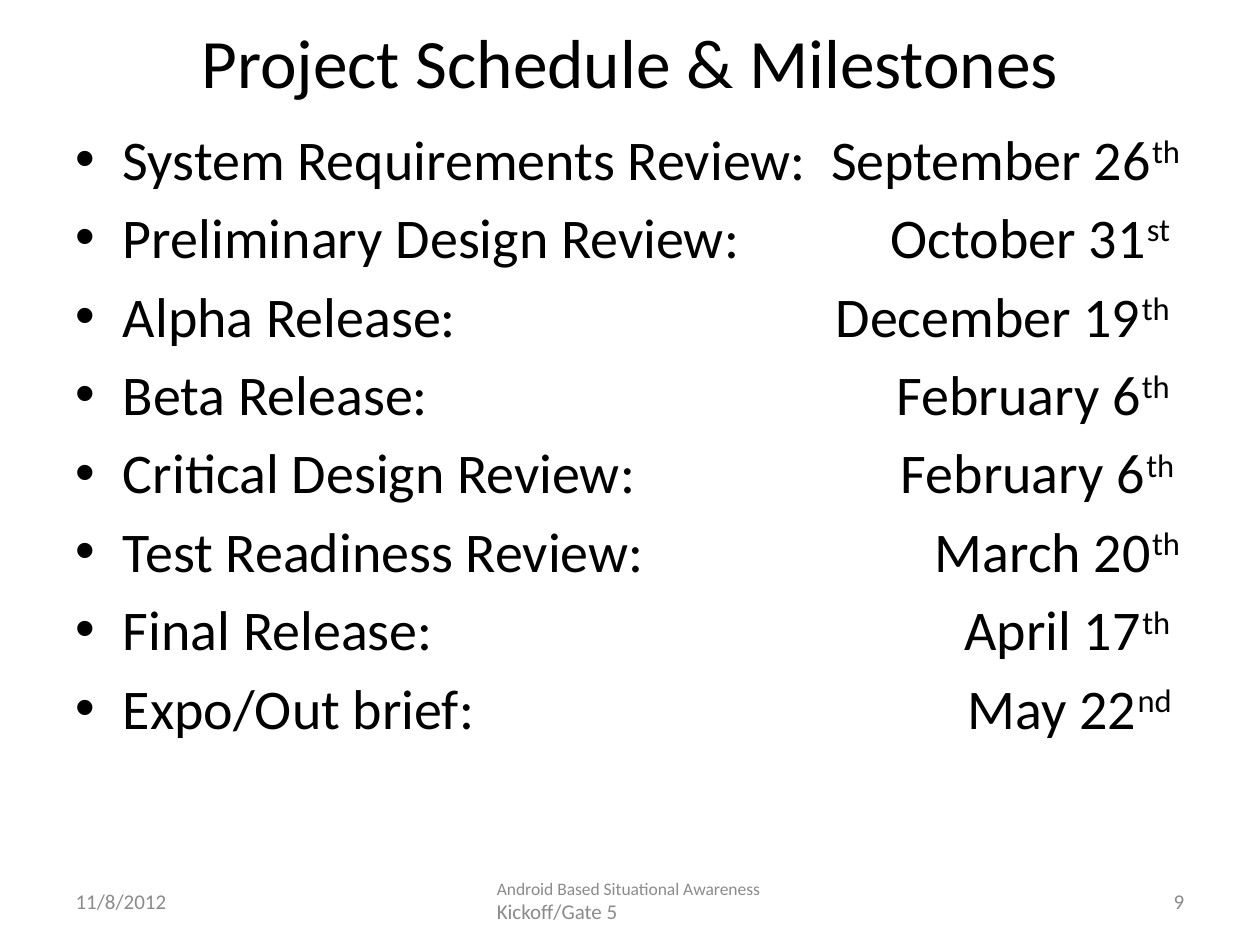
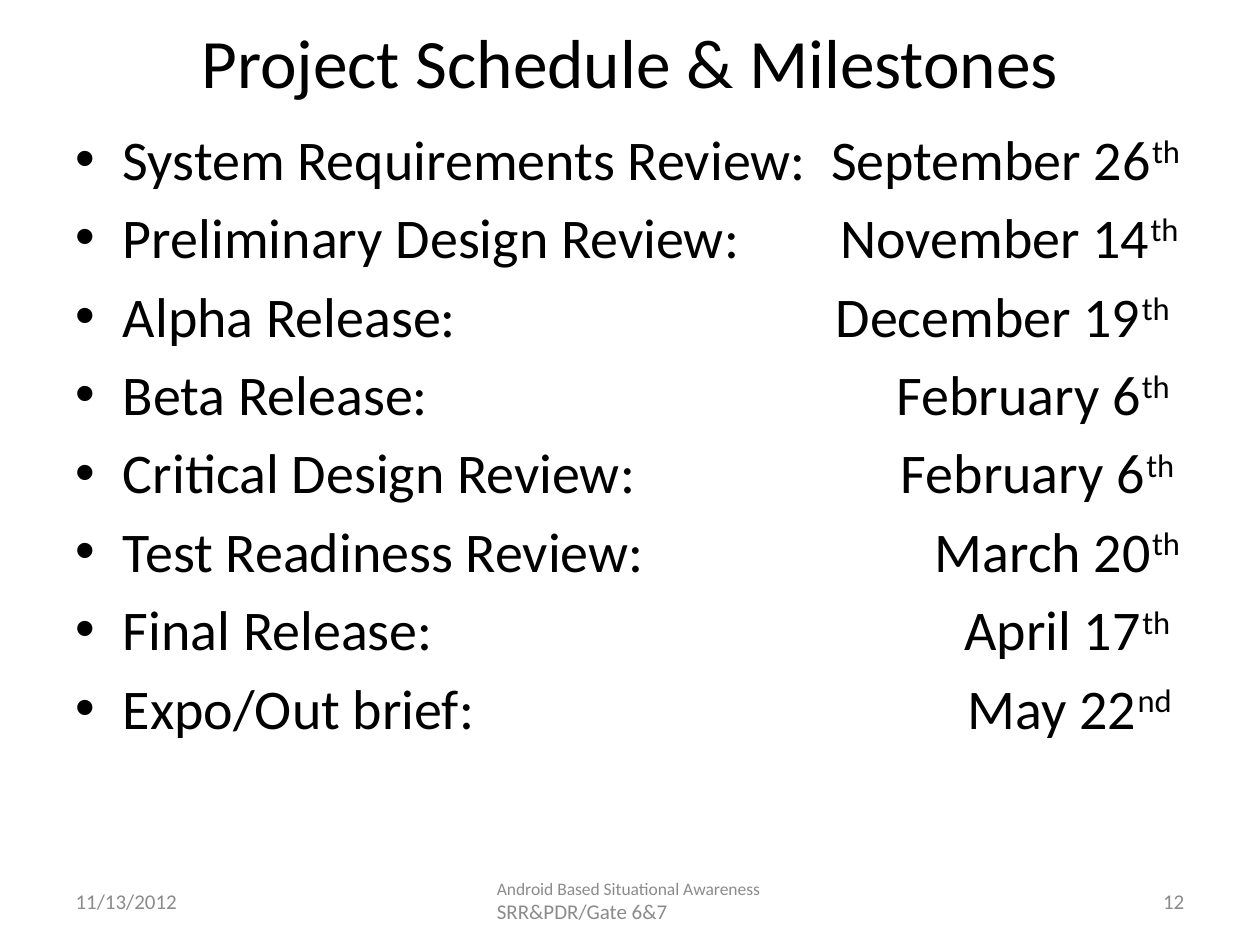
Before and after one commit to atniptw/Senior-Project, a slide deck: slide 12 of Documents/PowerPoints/Senior Design Project - Gate 6 1.0.pptx (slide 9 before the commit). Drawn at 1260x945 pixels with LibreOffice and Linux fonts; fonts in the diff are those of the drawing. Boxes give left, top, right and bottom in pixels: in the first picture for what was removed or moved away, otherwise in the second. Text is boxed around its words. In the diff, an @@ line names an element or a change of style, - is before the commit and + after.

Commit message:
Presentation Work

```diff
--- a/Documents/PowerPoints/Senior Design Project - Gate 6 1.0.pptx
+++ b/Documents/PowerPoints/Senior Design Project - Gate 6 1.0.pptx
@@ text at (123,219,1080,268): text changed @@
-• Preliminary Design Review: October 31st
+• Preliminary Design Review: November 14th
@@ text at (76,894,177,910): text changed @@
-11/8/2012
+11/13/2012
@@ text at (497,883,760,920): text changed @@
-Android Based Situational Awareness Kickoff/Gate 5
+Android Based Situational Awareness SRR&PDR/Gate 6&7
@@ page number at (1163,895,1184,909): text changed @@
-9
+12
```
Also in this commit, not shown: 11 other slides changed, 2 slides added, 5 other files.
